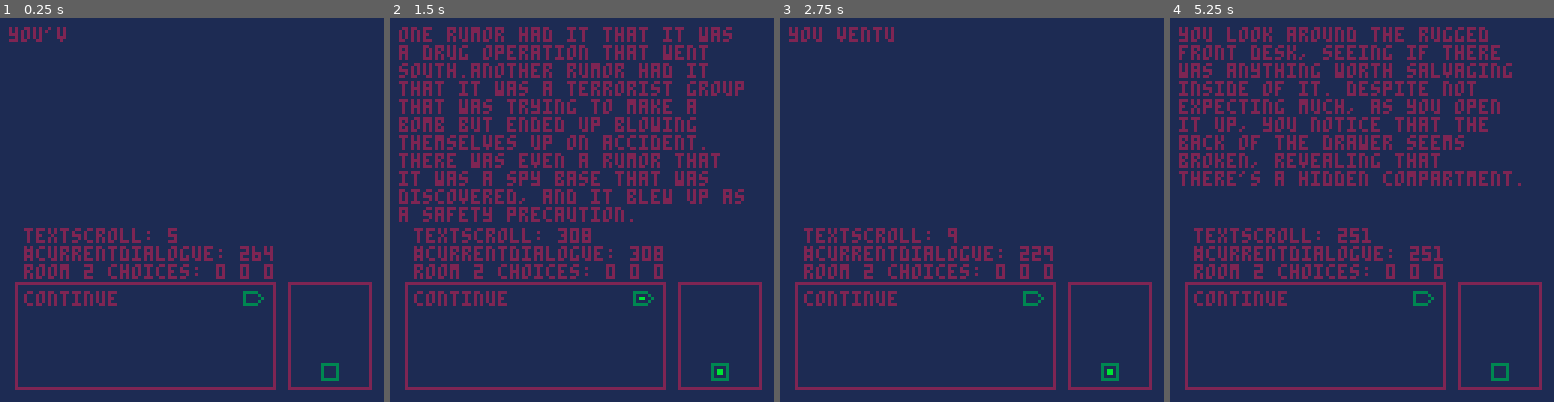
Above: before the commit, frames 1-4 (left to right).
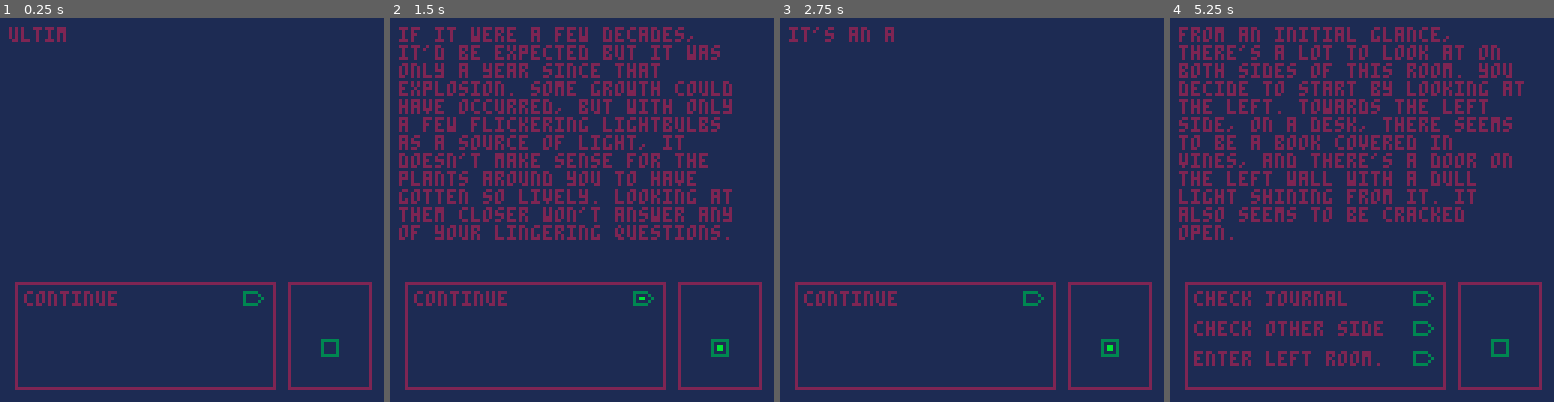
Above: after the commit, the same moments.

Repository: NeoTheSilent/A-Forgotten-Journal
Game: PICO-8 cartridge evastory.p8
Same seed, same stepped clock (60 frames per second), same inputs: the game is played once before the commit and once after it.
Inputs:
- Up to frame 1 (0.25 s): no input
- Up to frame 2 (1.5 s): tap X (X key) at 0.33, 1.07 s; tap O (Z key) at 0.7 s
- Up to frame 3 (2.75 s): tap O (Z key) at 1.7, 2.1, 2.5 s; tap X (X key) at 1.85 s; hold Up 2.15-2.42 s
- Up to frame 4 (5.25 s): tap O (Z key) every 0.4 s from 2.9 to 4.9 s; tap X (X key) at 2.97, 4.08, 5.2 s; hold Down 3.63-3.97 s; hold Up 4.73-5.03 s

The runs differ from the first frame. In frame 1, 3.1% of the frame differs, in the area x 2-89%, y 2-95%; in frame 2, 17%; in frame 3, 3.4%; in frame 4, 18%, in the area x 2-93%, y 2-95%.

Commit message:
v1.9
v1.9 - Added functionality for Room 5. We are in early versions of it, so I still need to fully implement the Journal 1 text for its trigger, but otherwise I have implemented the way to switch between multiple versions of the same room. In the next update, I should hopefully finish Room 5! I probably shouldn't have started by doing v1.x, since it's still not a complete game, but it's a little late to fix.

Diff:
--- a/evastory.p8
+++ b/evastory.p8
@@ -5,11 +5,35 @@
 function _init()
 		//info for the player
 		player = {}
-			 player.room  = 2
-		//info for the events
-		triggers = {}
-				triggers.key=0
-		//info so we understand which rooms we've been in
+				--default is 2
+			 player.room  = 5
+		bugtest = false
+
+		--[[
+		a list of event triggers
+		for important variables.
+		i'm aware that putting it as
+		trigger.key for example may
+		be better to ensure that
+		everything is properly placed,
+		but for now i'm prefering this
+		to limit the amount of tokens
+		i'm using, and to make the
+		program more readable in
+		pico8 specifically.
+		]]--
+		direction = "left"
+		key1=0
+		journal1=0
+		computer1=0
+
+		--[[
+		it's important to know which
+		rooms we have entered already
+		so we use these tables to
+		learn which rooms we've already
+		been in.
+		]]--
 		visitedroom={0,0,0,0,0,0,0,0,0}
 		visitedsub ={
 				{},
@@ -94,17 +118,27 @@
 					//room 5 information
 					{
 							dialogue = {
-									"this is room 5",
-									"this is the final room 5 dialogue"
+									"ultimately, you make your way to the base of the stairs without issue. the sound of water dripping echoes around you, coming from a few pipes leaking fluids around you. it'll be impossible to keep your shoes dry, as there's a few puddles on the floor. it's odd, the plant life around you shouldn't have grown so quickly.",
+									"if it were a few decades, it'd be expected but it was only a year since that explosion. some growth could have occurred, but with only a few flickering lightbulbs as a source of light, it doesn't make sense for the plants around you to have gotten so lively. looking at them closer won't answer any of your lingering questions.",
+									"the door ahead of you is closed, but it doesn't match the decor of the apartment above. it's a painfully white door, the type that you'd expect in a hospital or laboratory, though there's faint stains of red on the door and floor near it. it's not too late to go back up the stairs and leave... but you won't get the answer to what happened here.",
+									"it's an automatic door, but unsurprisingly it's broken after all this time. it takes a few minutes, but you force it open. it seemed that this place appears to be a laboratory. if the stairs looked overgrown, then this was a proper jungle! the plants had completely taken over, it was impossible to find a single surface that didn't have some sort of flora growing on it.",
+									"you carefully make your way into the room, trying not to step on any of the plants while carefully looking around. there was a clear glass window in front of you, showing the room on the otherside... or at least it would. it was completely obscured by the plants on the otherside, with a few cracks at certain points.",
+									"from an initial glance, there's a lot to look at on both sides of this room. you decide to start by looking at the left. towards the left side, on a desk, there seems to be a book covered in vines, and there's a door on the left wall with a dull light shining from it. it also seems to be cracked open."
 							},
 							choice = {
-									"option 1",
-									"option 2",
-									"option 3",
+									"check journal",
+									"check other side",
+									"enter left room.",
 							},
 							followupchoice = {
-							"choice 1",
-							"choice 2",
+									{
+									"it takes a few moments to pry the journal from the vines, as they were hugging it rather tightly. ultimately, you prevail against mother nature, giving the vine a rather triumphant look as you hold your spoils in your hand... though you realize that you're looking rather silly for boasting against a plant. you decide to open the book, and see if anything is even in it.",
+									"you flip through the pages to see if there's anything you may have missed in the book, but the rest of the pages are illegible.",
+									},
+									{
+									"you decide to start looking around on the other side of the room, to see if there's anything special there. it won't hurt to take a proper look.",
+									"you look back to the otherside, to see if you missed anything. it's not like taking a closer look will hurt."
+									},
 									{
 									"choice 3",
 									"choice 3 pt 2"
@@ -334,13 +368,13 @@
 end
 
 function bugs()
-		if true
-		then
-				print("textscroll: "..textscroll,8,70)
-				print("#currentdialogue: "..#splitdialogue(currentdialogue),8,76)
+		if bugtest
+		then
+				print("computer1: "..computer1,8,70)
+				print("selectedchoice: "..selectedchoice,8,76)
 				--print("initmain: "..initialmainval,8,82)
 				--print("key "..triggers.key,8,82)
-				print("room 2 choices: "..visitedsub[2][1].." "..visitedsub[2][2].." "..visitedsub[2][3],8,82)
+				print("room 5 choices: "..visitedsub[5][1].." "..visitedsub[5][2].." "..visitedsub[5][3],8,82)
 		end
 end
 -->8
@@ -586,8 +620,8 @@
 				we can update the information
 				as necessary.
 				]]--
-						triggers.key = 1
-						story[2].followupchoice[3]={
+						key1 = 1
+						story[2].followupchoice[3] = {
 						"after using the keycard, the door opens with a small cloud of mist dispersing into the room. you can smell fresh …(195 unchanged characters)…
 						"you slowly make your way down the stairs, being as careful as you can. each step causes the stairs to let out an awful creak, and whether it'll be from the stair underneath you breaking or tripping on an errant vine, a fall from here wouldn't be pretty.",
 						""
@@ -624,12 +658,118 @@
 				to room "5", otherwise
 				we do nothing.
 				]]--
-						if triggers.key == 1
+						if key1 == 1
 						and visitedsub[2][3] == 1
 						then
 								player.room = 5
 						else
 								visitedsub[2][3] = 0
+						end
+				end
+		elseif player.room == 5
+		then
+				if selectedchoice == 1
+				then
+						if direction == "right"
+						and computer1 == 0
+						then
+								computer1 = 1
+						elseif direction == "left"
+						and journal1 == 0
+						then
+								journal1 = 1
+						end
+				end
+				if selectedchoice == 2
+				then
+				--[[
+				we change the dialogue to
+				ensure we can turn around
+				and have more than 3 options
+				for a given room.
+
+				in theory, we can have up
+				to 12 checks for a given room
+				by looking up down left or
+				right.
+
+				due to how our events
+				currently work, we must
+				always ensure that the
+				room is marked as "unentered"
+				otherwise it won't repeat events.
+
+				that will need to be bugfixed.
+				]]--
+						visitedsub[5][2] = 0
+				--[[
+				we also need to ensure each
+				room isn't marked as "entered"
+				if it hasn't been entered.
+				]]--
+						if direction == "left"
+						then
+								if computer1 == 0
+								then
+										visitedsub[5][1] = 0
+								else
+										visitedsub[5][1] = 1
+								end
+								story[5].dialogue[6] = "as you look on the right side, there seems to be a few computers as well that may be worth checking. you can also see that along the right wall, there seems to be a door with a red light above the doorframe."
+								story[5].choice[1] = "look at computers"
+								story[5].followupchoice[1] =
+								{
+										"you check the computers, but it seems that they're broken. they won't turn on, no matter what you press. considering that the room has a number of puddles, this doesn't come as a huge surprise.",
+										"you check again to see if the computers might have somehow started working, but they're still unresponsive.",
+								}
+								story[5].choice[3] = "enter right room"
+								direction = "right"
+								return true
+						elseif direction == "right"
+						then
+								if journal1 == 0
+								then
+										visitedsub[5][1] = 0
+								else
+										visitedsub[5][1] = 1
+								end
+								story[5].dialogue[6] =	"as you look on the left side. on a desk, there seems to be a book covered in vines, and there's a door on the left wall with a dull light shining from it. it also seems to be cracked open."
+								story[5].choice[1] = "check journal"
+								story[5].followupchoice[1] =
+								{
+										"it takes a few moments to pry the journal from the vines, as they were hugging it rather tightly. ultimately, you prevail against mother nature, giving the vine a rather triumphant look as you hold your spoils in your hand... though you realize that you're looking rather silly for boasting against a plant. you decide to open the book, and see if anything is even in it.",
+									 "you flip through the pages to see if there's anything you may have missed in the book, but the rest of the pages are illegible.",
+								}
+								story[5].choice[3] = "enter left room"
+								direction = "left"
+								return true
+						end
+				end
+				--[[
+				while room movement is
+				usually locked for most rooms,
+				i.e: "you can only move
+				this way", room 5 lets the
+				player choose which room they
+				wish to go to, so depending
+				if certain triggers are set,
+				they can go to a number of rooms.
+
+				initially: they can go to
+				room 4 without any issue, but
+				room 6 requires a key.
+
+				i have yet to implement the key
+				that is my next goal.
+				]]--
+			 if selectedchoice == 3
+		  then
+						if direction == "left"
+						then
+								player.room = 4
+						elseif direction == "right"
+						then
+								player.room = 6
 						end
 				end
 		end
